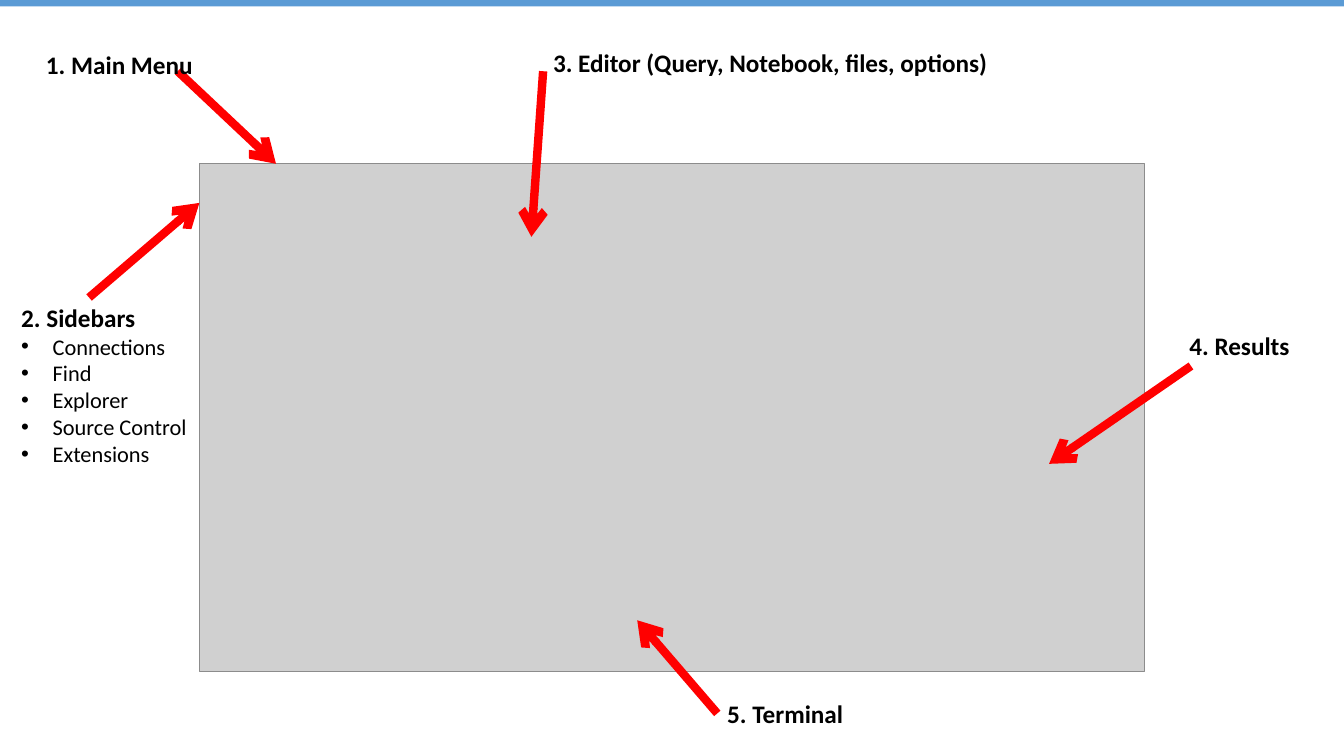
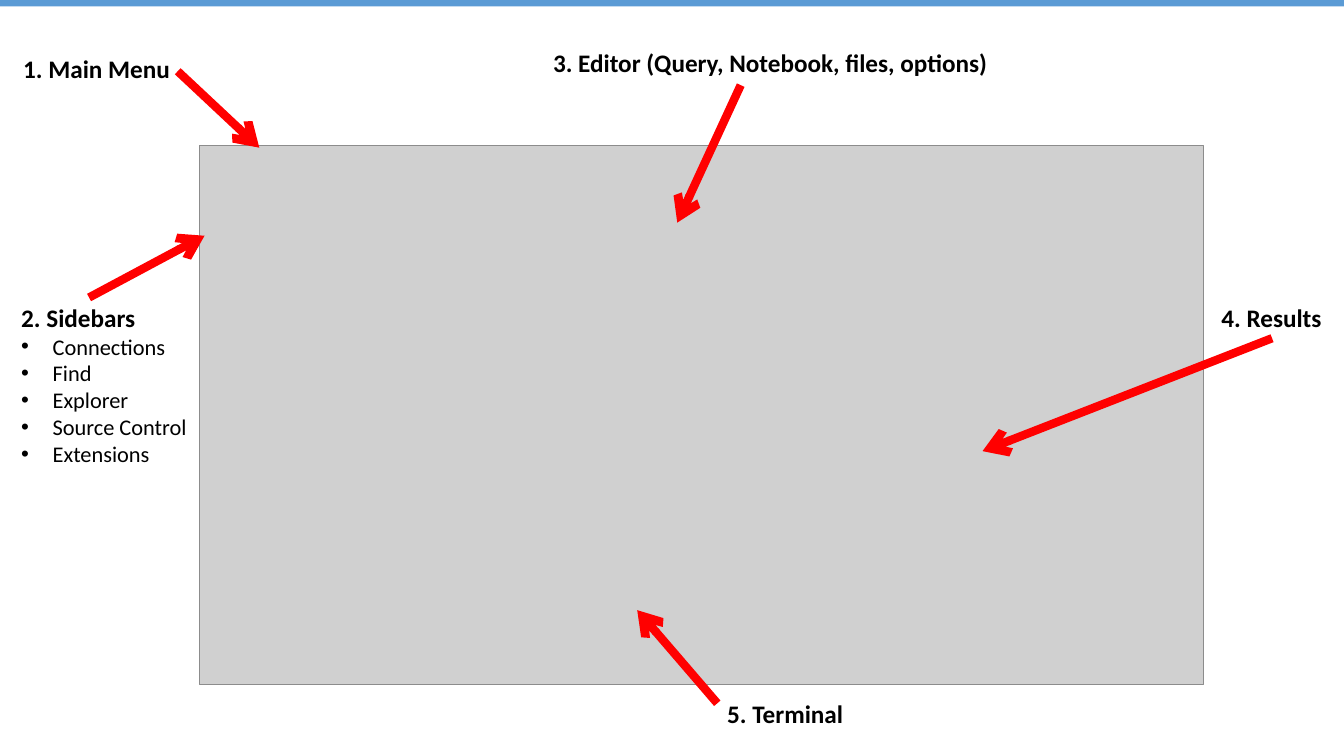
Before and after one commit to Epivaral/Sessions, a slide deck: slide 14 of Azure Data Studio/Getting Started ADS.pptx (slide 12 before the commit). Drawn at 1344x756 pixels with LibreOffice and Linux fonts; fonts in the diff are those of the drawing; grey boxes stand for pictures. Boxes give left, top, right and bottom in pixels: in the first picture for what was removed or moved away, otherwise in the second. Text is boxed around its words. In the diff, an @@ line names an element or a change of style, - is before the commit and + after.

```diff
--- a/Azure Data Studio/Getting Started ADS.pptx
+++ b/Azure Data Studio/Getting Started ADS.pptx
@@ text "1. Main Menu" rewrapped from (46, 56, 193, 81) to (23, 60, 170, 79) @@
@@ arrow moved from (177, 72) - (276, 164) to (177, 72) - (259, 148) @@
@@ arrow moved from (543, 72) - (531, 237) to (741, 85) - (678, 223) @@
@@ picture: place and size @@
-picture at (200, 164, 1145, 671)
+picture at (200, 146, 1204, 686)
@@ arrow moved from (89, 297) - (200, 203) to (89, 297) - (205, 236) @@
@@ text "4. Results": place and size @@
-text "4. Results" at (1189, 337, 1290, 356)
+text "4. Results" at (1221, 309, 1322, 328)
@@ arrow moved from (1192, 366) - (1050, 464) to (1272, 339) - (983, 452) @@
@@ arrow moved from (718, 714) - (637, 620) to (718, 704) - (637, 610) @@
```
Also in this commit, not shown: 5 other slides changed, 3 slides added, 5 other files.
